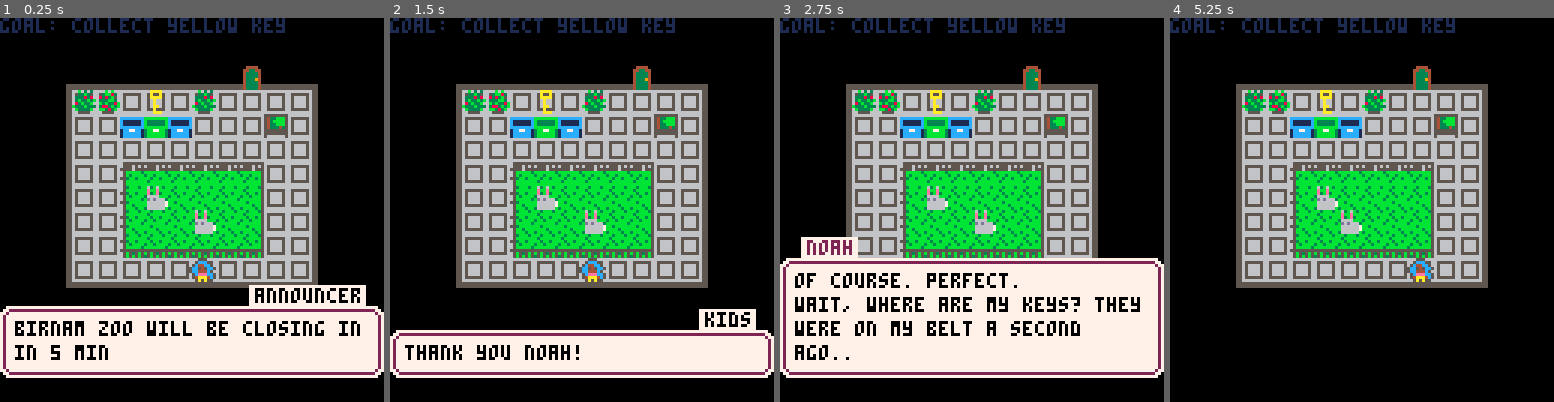
Above: before the commit, frames 1-4 (left to right).
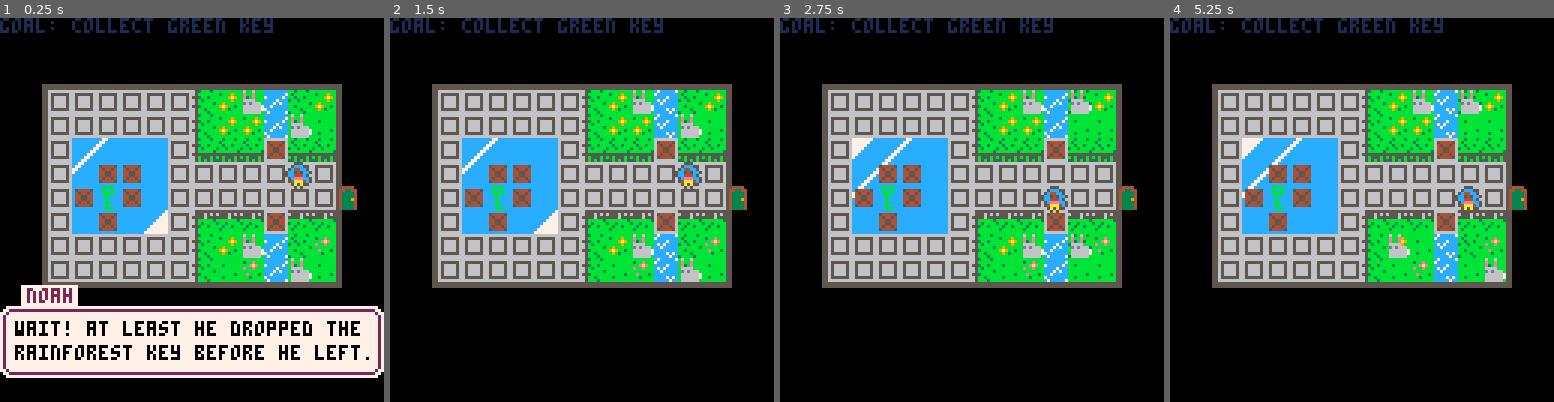
Above: after the commit, the same moments.

Repository: avalkyrie/zoo-game
Game: PICO-8 cartridge zoo.p8
Same seed, same stepped clock (60 frames per second), same inputs: the game is played once before the commit and once after it.
Inputs:
- Up to frame 1 (0.25 s): no input
- Up to frame 2 (1.5 s): tap O (Z key) at 0.33, 0.7, 1.43 s; tap X (X key) at 1.07 s
- Up to frame 3 (2.75 s): hold Left 1.97-2.37 s; tap X (X key) at 2.07, 2.4, 2.73 s; tap O (Z key) at 2.22 s; hold Down from 2.42 s (still down)
- Up to frame 4 (5.25 s): release Down at 2.82 s; hold Right 2.87-3.53 s; tap X (X key) every 0.33 s from 3.07 to 5.07 s; tap O (Z key) at 3.1, 3.98, 4.87 s; hold Up 3.58-4.08 s; hold Right 4.13-4.53 s; hold Down 4.58-5.08 s; hold Left from 5.13 s (still down)

The runs differ from the first frame. In frame 1, 35% of the frame differs, in the area x 3-97%, y 0-90%; in frame 2, 43%; in frame 3, 56%, in the area x 0-100%, y 0-94%; in frame 4, 31%.

Commit message:
Update w. garden to have more bunnies and a better puzzle with ice. Make the player die if they get surrounded by things.

Diff:
--- a/zoo.p8
+++ b/zoo.p8
@@ -12,7 +12,7 @@
 keyitemphase = "keyitem"
 gamephase = "game"
 
-state={menu=game,lvl=1,phase=introphase}
+state={menu=game,lvl=2,phase=introphase}
 
 maprect = {} -- x, y, width, height, xdrawoffset, ydrawoffset
 
@@ -214,20 +214,18 @@
 		goal = "goal: collect yellow key"
 	elseif (state.lvl == 2) then
 		-- w. garden 1
-		maprect = {14, 24, 10, 8, 3, 3}
-		player.x = 10
-		player.y = 5
-		exit.x = 11
-		exit.y = 4
+		maprect = {12, 24, 12, 8, 2, 3}
+		player.x = 11
+		player.y = 4
+		exit.x = 13
+		exit.y = 5
 		exit.sprite = index.cexit
-		aa(blocks, index.block, {8,6,2,4,1,5,3,5,2,6,5,1,5,3,4,1,4,2,3,1})
-		aa(animals, index.rabbit, {7,7,9,8})
-		animals[8][3] = index.bwhale
-		animals[7][3] = index.fwhale
-		sprites[2][5] = index.key
+		aa(blocks, index.block, {10,3,10,6, 3,6,2,5,3,4,4,4,4,5})
+		aa(animals, index.rabbit, {9,7,11,8,9,1,11,2})
+		sprites[3][5] = index.key4
 		dialog[introphase] = {{"noah", "wait! at least he dropped the","rainforest key before he left."}}
 		dialog[keyitemphase] = {{"noah", "the key! guess i can go","back or mess around here for","a bit..."}}
-		goal = "goal: collect key"
+		goal = "goal: collect green key"
 	elseif (state.lvl == 3) then
 		-- rainforest 1
 		maprect = {0, 8, 8, 8, 4, 4}
@@ -1453,6 +1451,24 @@
 	if (player.oxygen == 0) then
 		killplayer()
 		return true
+	end
+
+	-- death from being surrounded
+	-- this is a hack, should use moveplayer but that has side effects and needs refactored
+	local surrounded = 0;
+	iterateadjacent(function(x, y)
+		if (isoutsidemap(x, y)) then
+			surrounded += 1
+		else
+			if (blocks[x][y] or animals[x][y] or sprites[x][y] or (band(fget(mgetspr(x, y)), fwalkable) == 0)) then
+				surrounded += 1
+			end
+		end
+	end, player.x, player.y)
+
+	if (surrounded == 4 and not player.isvertical) then
+		killplayer()
+		return true;
 	end
 
 	return false
@@ -1876,53 +1892,53 @@
 2929292929292b293636363636363636000000000000000029292b2929292929290020202020202020202000000000000000000000000000000000000000000000000000000000000000000000000000000000000000000000000000000000000000000000000000000000000000000000000000000000000000000000000000
 2b2b29292929292b3636363636363636e6e7e7e7e7e7e7e8292929292929292b290020202020202020202000000000000000000000000000000000000000000000000000000000000000000000000000000000000000000000000000000000000000000000000000000000000000000000000000000000000000000000000000
 2b2b292a292b2b2b363636363636363600000000000000002a2929292929292b2b0020202020202020202000000000000000000000000000000000000000000000000000000000000000000000000000000000000000000000000000000000000000000000000000000000000000000000000000000000000000000000000000
-0505050505050505050500000000050505050501010101012b2b292929292929290020202020202020202000000000000000000000000000000000000000000000000000000000000000000000000000000000000000000000000000000000000000000000000000000000000000000000000000000000000000000000000000
-0505050505050505050500000000050505050501010101012929292929292929290020202020202020202000000000000000000000000000000000000000000000000000000000000000000000000000000000000000000000000000000000000000000000000000000000000000000000000000000000000000000000000000
-0505050505050505050500000000050505050501010101012929292b2929292a290020202020202020202000000000000000000000000000000000000000000000000000000000000000000000000000000000000000000000000000000000000000000000000000000000000000000000000000000000000000000000000000
-050518070707071505050000000020202005050505050505000000000000000000002d2d2d2d2d2d2d2d2d00000000000000000000000000000000000000000000000000000000000000000000000000000000000000000000000000000000000000000000000000000000000000000000000000000000000000000000000000
-050525161616162605050000000020202005050505050505000000000000000000002d2d2d2d2d2d2d2d2d00000000000000000000000000000000000000000000000000000000000000000000000000000000000000000000000000000000000000000000000000000000000000000000000000000000000000000000000000
-05052516161616260505000000002020200505180705071500000000000000000000203d2020202020202000000000000000000000000000000000000000000000000000000000000000000000000000000000000000000000000000000000000000000000000000000000000000000000000000000000000000000000000000
-05051706060606080505000000002020200505251601162600000000000000000000203d20202020203d3d00000000000000000000000000000000000000000000000000000000000000000000000000000000000000000000000000000000000000000000000000000000000000000000000000000000000000000000000000
-0505050505050505050500000000202020050525160116260000000000000000000000000000000000000000000000000000000000000000000000000000000000000000000000000000000000000000000000000000000000000000000000000000000000000000000000000000000000000000000000000000000000000000
-…(42 lines of a section not shown)…
+0505050505050505050500000505050505052528360116282b2b292929292929290020202020202020202000000000000000000000000000000000000000000000000000000000000000000000000000000000000000000000000000000000000000000000000000000000000000000000000000000000000000000000000000
+0505050505050505050500000505050505052528280136362929292929292929290020202020202020202000000000000000000000000000000000000000000000000000000000000000000000000000000000000000000000000000000000000000000000000000000000000000000000000000000000000000000000000000
+0505050505050505050500000520202020051706060506062929292b2929292a290020202020202020202000000000000000000000000000000000000000000000000000000000000000000000000000000000000000000000000000000000000000000000000000000000000000000000000000000000000000000000000000
+050518070707071505050000052020202005050505050505000000000000000000002d2d2d2d2d2d2d2d2d00000000000000000000000000000000000000000000000000000000000000000000000000000000000000000000000000000000000000000000000000000000000000000000000000000000000000000000000000
+050525161616162605050000052020202005050505050505000000000000000000002d2d2d2d2d2d2d2d2d00000000000000000000000000000000000000000000000000000000000000000000000000000000000000000000000000000000000000000000000000000000000000000000000000000000000000000000000000
+05052516161616260505000005202020200518070705070700000000000000000000203d2020202020202000000000000000000000000000000000000000000000000000000000000000000000000000000000000000000000000000000000000000000000000000000000000000000000000000000000000000000000000000
+05051706060606080505000005050505050525283601162700000000000000000000203d20202020203d3d00000000000000000000000000000000000000000000000000000000000000000000000000000000000000000000000000000000000000000000000000000000000000000000000000000000000000000000000000
+0505050505050505050500000505050505052536270136360000000000000000000000000000000000000000000000000000000000000000000000000000000000000000000000000000000000000000000000000000000000000000000000000000000000000000000000000000000000000000000000000000000000000000
+…(42 lines of a section not shown)…
